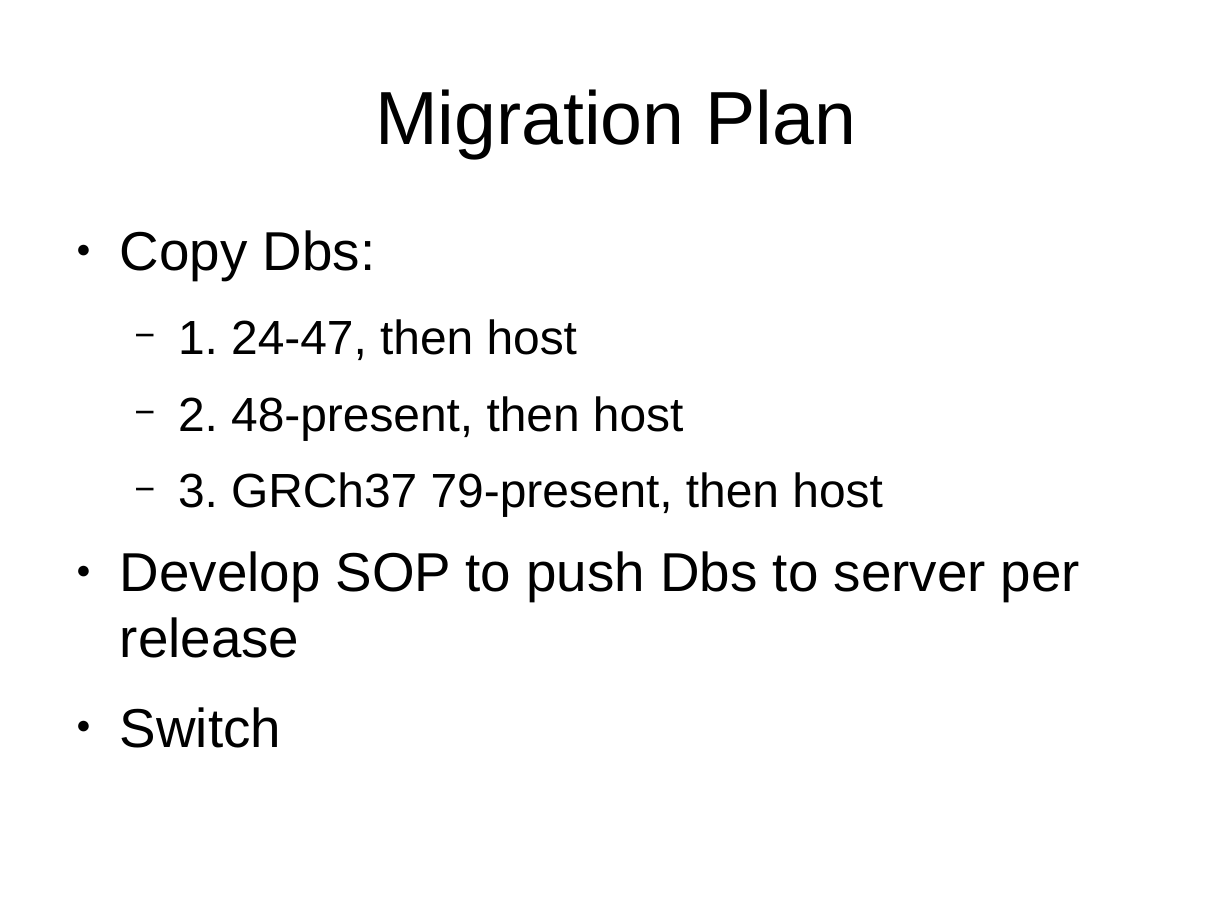
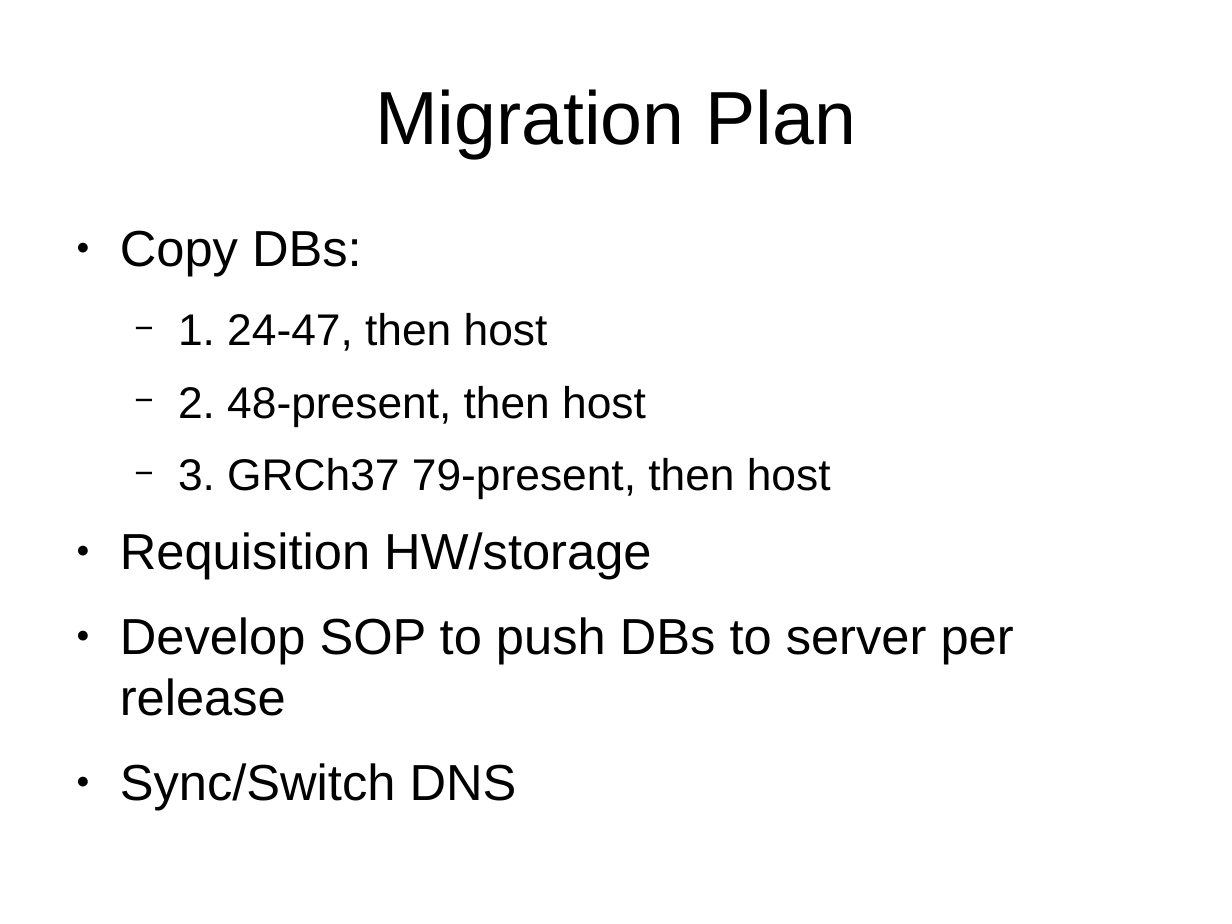
Before and after one commit to avullo/ensembl-migration-pm, a slide deck: slide 25 of data-review-10-16/talk.odp. Drawn at 1232x924 pixels with LibreOffice and Linux fonts; fonts in the diff are those of the drawing; background and template pictures are left out. Boxes give left, top, right and bottom in pixels: in the first picture for what was removed or moved away, otherwise in the second. Text is boxed around its words. In the diff, an @@ line names an element or a change of style, - is before the commit and + after.

```diff
--- a/data-review-10-16/talk.odp
+++ b/data-review-10-16/talk.odp
@@ text at (120,230,362,277): text changed; size 32 to 29.6 pt @@
-● Copy Dbs:
+● Copy DBs:
@@ text at (178,313,831,499): size 28 to 25.9 pt in "1. 24-47, then host", "2. 48-present, then host", "3. GRCh37 79-present, then host" @@
@@ text at (120,532,1014,716): text changed; size 32 to 29.6 pt @@
-● Develop SOP to push Dbs to server per release
-● Switch
+● Requisition HW/storage
+● Develop SOP to push DBs to server per release
+● Sync/Switch DNS
```
Also in this commit, not shown: 9 other slides changed, 3 slides added, 1 slide removed.
